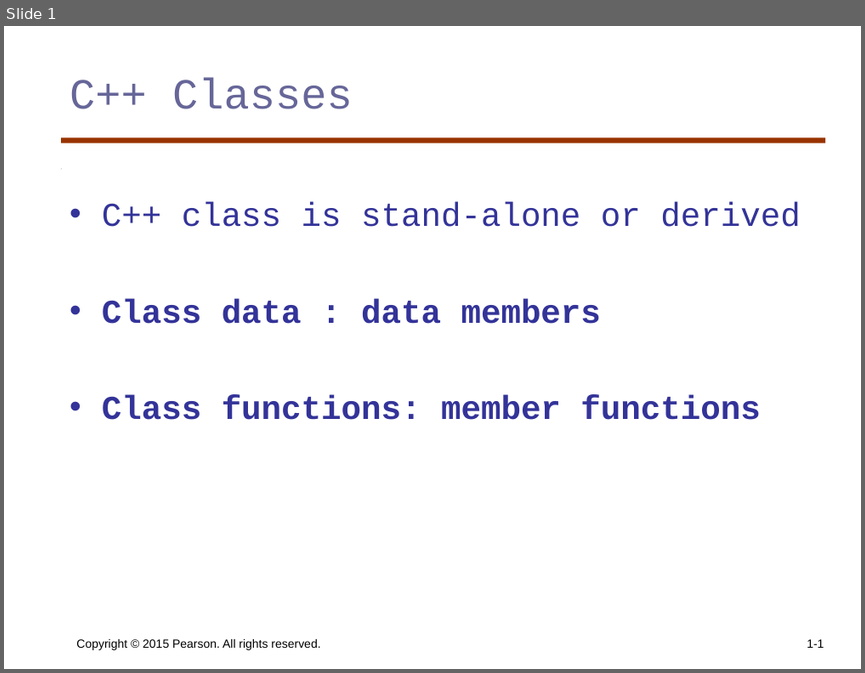
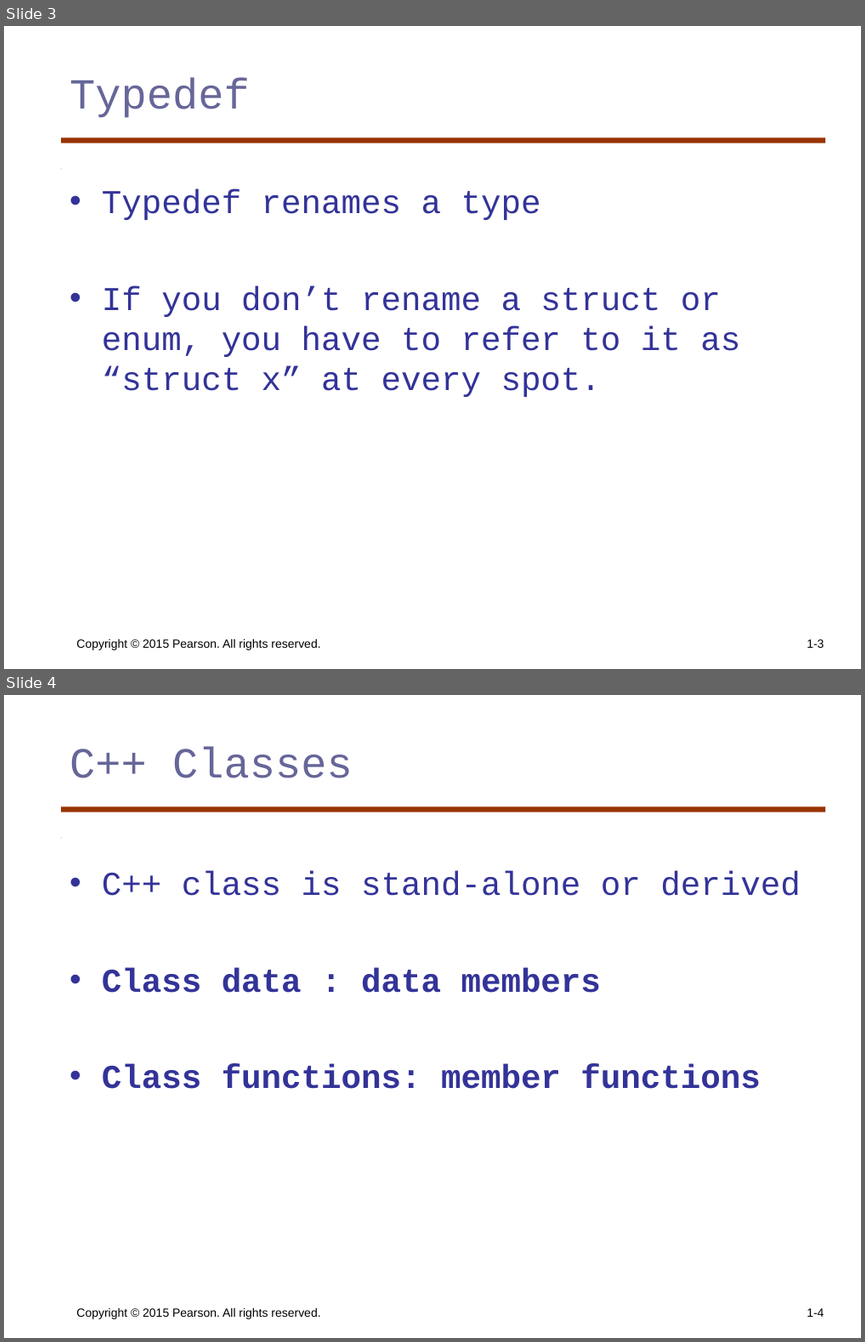
Before and after one commit to skalakm/programmingLanguages, a slide deck: slides/F19_356_CLASS_SEVEN_9_24.ppt. Shown one above the other, each under a label of ours: slide 1 before the commit, slides 3 and 4 after it. The pictures are 865x673 and 865x1342 pixels, drawn with LibreOffice and Linux fonts; fonts in the diff are those of the drawing. Boxes give left, top, right and bottom in pixels: in the first picture for what was removed or moved away, otherwise in the second. Text is boxed around its words. In the diff, an @@ line names an element or a change of style, - is before the commit and + after.

```diff
--- a/slides/F19_356_CLASS_SEVEN_9_24.ppt
+++ b/slides/F19_356_CLASS_SEVEN_9_24.ppt
@@ slide 3 added at bbox=[4, 26, 861, 669], background #FFFFFF; not listed: 2 template elements that a slide beside it also shows @@
@@ title added at bbox=[69, 77, 250, 118], 36 pt, text #666699 @@
+Typedef
@@ text added at bbox=[102, 189, 740, 397], 28 pt, text #333399 @@
+• Typedef renames a type
+• If you don’t rename a struct or enum, you have to refer to it as “struct x” at every spot.
@@ text added at bbox=[76, 639, 320, 650], 10 pt, text #000000 @@
+Copyright © 2015 Pearson. All rights reserved.
@@ page number added at bbox=[806, 639, 823, 647], 10 pt, text #000000 @@
+1-3
@@ what was slide 1 is now slide 4 @@
@@ page number at bbox=[806, 1308, 823, 1316]: text changed @@
-1-1
+1-4
```
Also in this commit, not shown: 2 other slides added, 1 other file.
